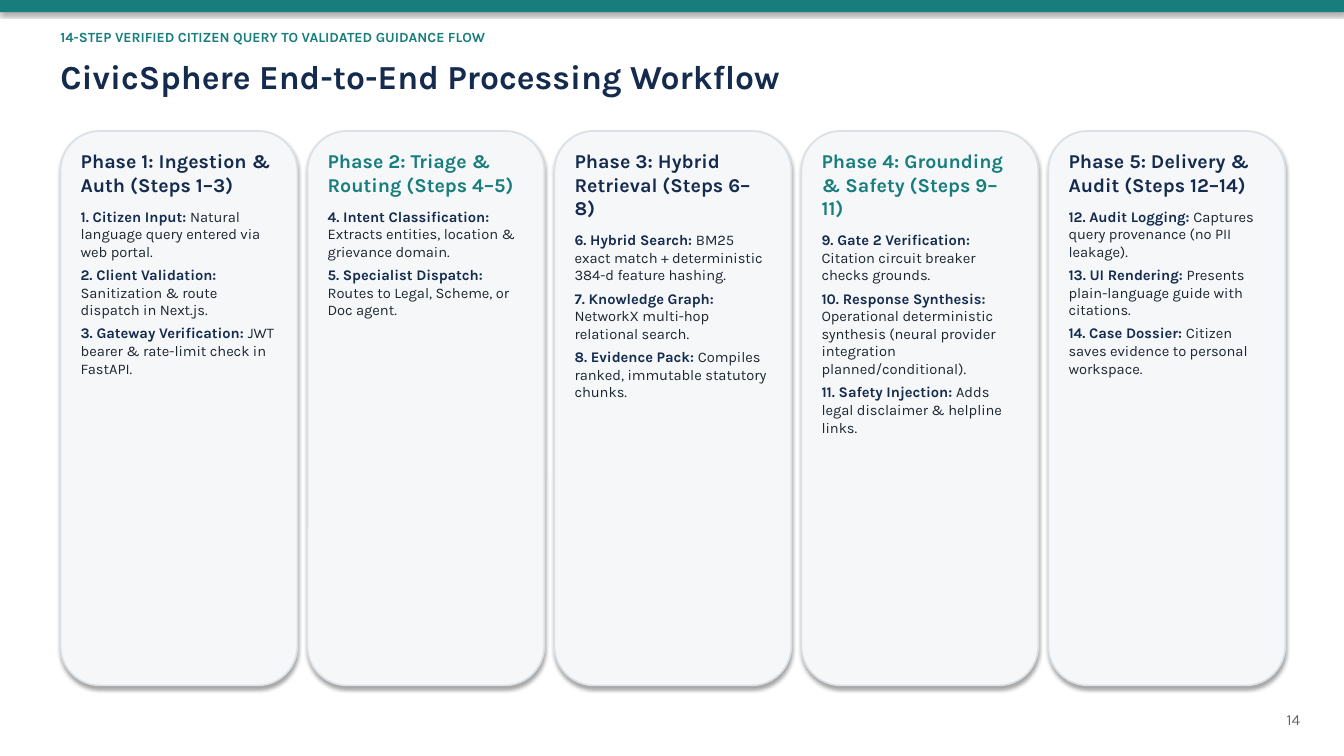
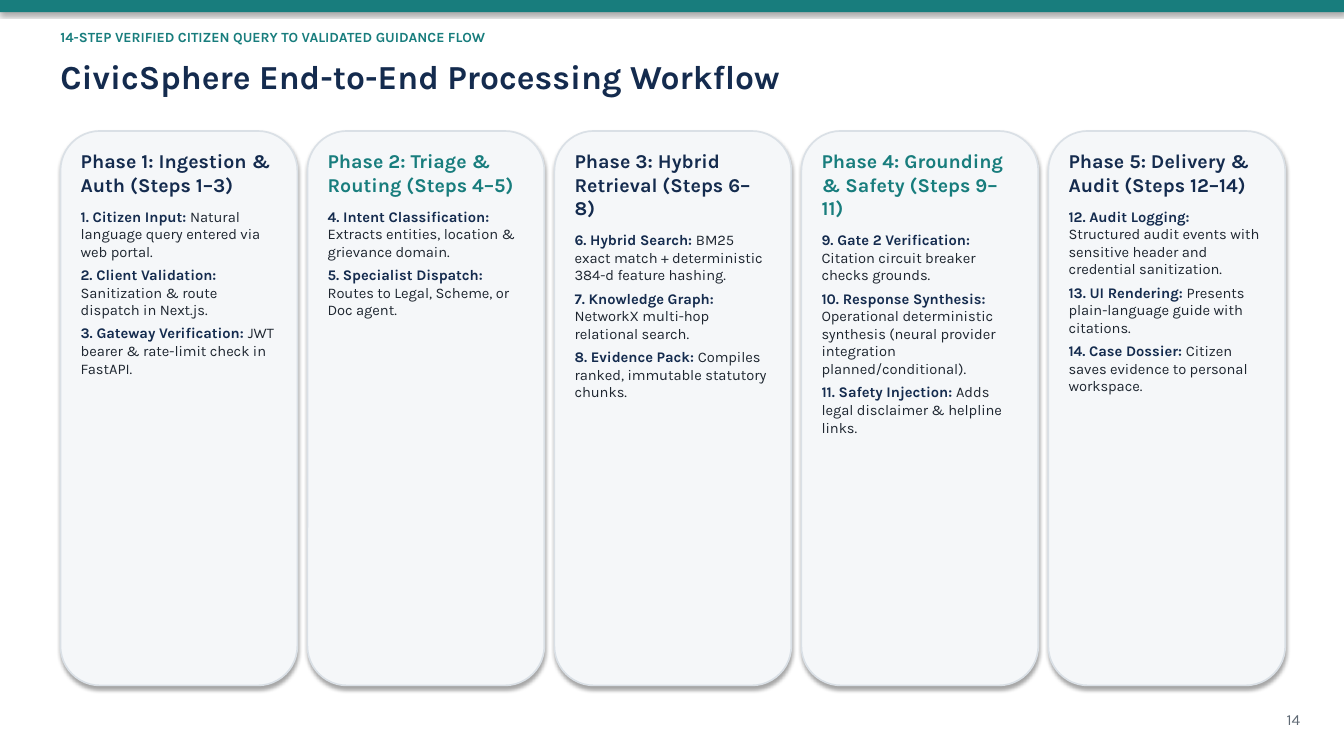
Before and after one commit to DEVANSHSAVLA/Finalyear_MajorProject, a slide deck: slide 14 of docs/review-2-submission/CivicSphere_AI_Review_2_Presentation.pptx. Drawn at 1344x756 pixels with LibreOffice and Linux fonts; fonts in the diff are those of the drawing. Boxes give left, top, right and bottom in pixels: in the first picture for what was removed or moved away, otherwise in the second. Text is boxed around its words. In the diff, an @@ line names an element or a change of style, - is before the commit and + after.

```diff
--- a/docs/review-2-submission/CivicSphere_AI_Review_2_Presentation.pptx
+++ b/docs/review-2-submission/CivicSphere_AI_Review_2_Presentation.pptx
@@ text at [1069,211,1259,274]: text changed @@
-12. Audit Logging: Captures query provenance (no PII leakage).
+12. Audit Logging: Structured audit events with sensitive header and credential sanitization.
```
Also in this commit, not shown: 7 other slides changed, 15 other files.
